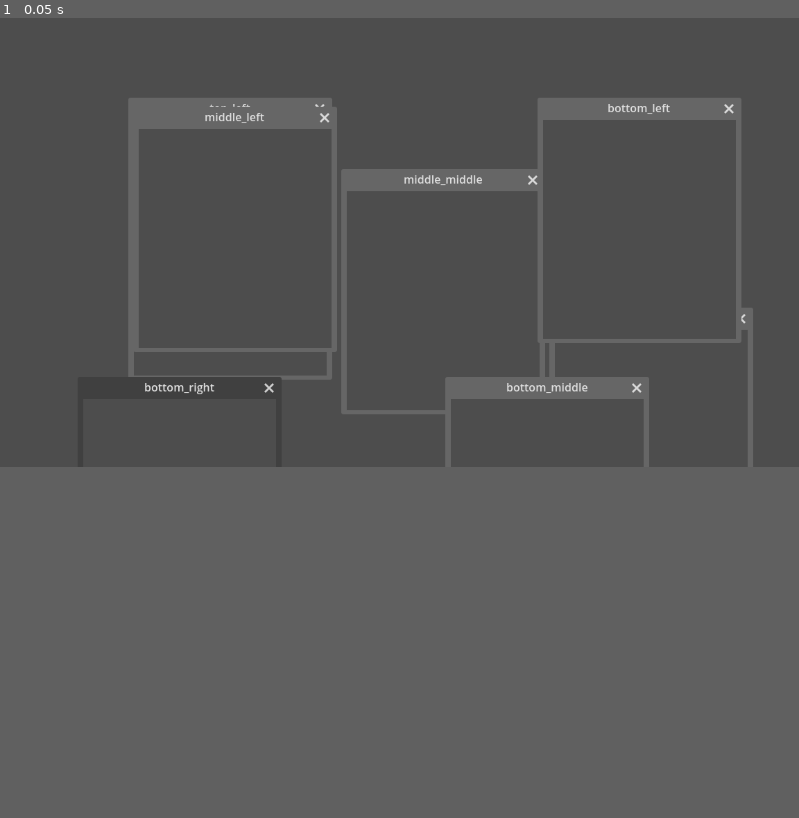
Above: before the commit, frame 1.
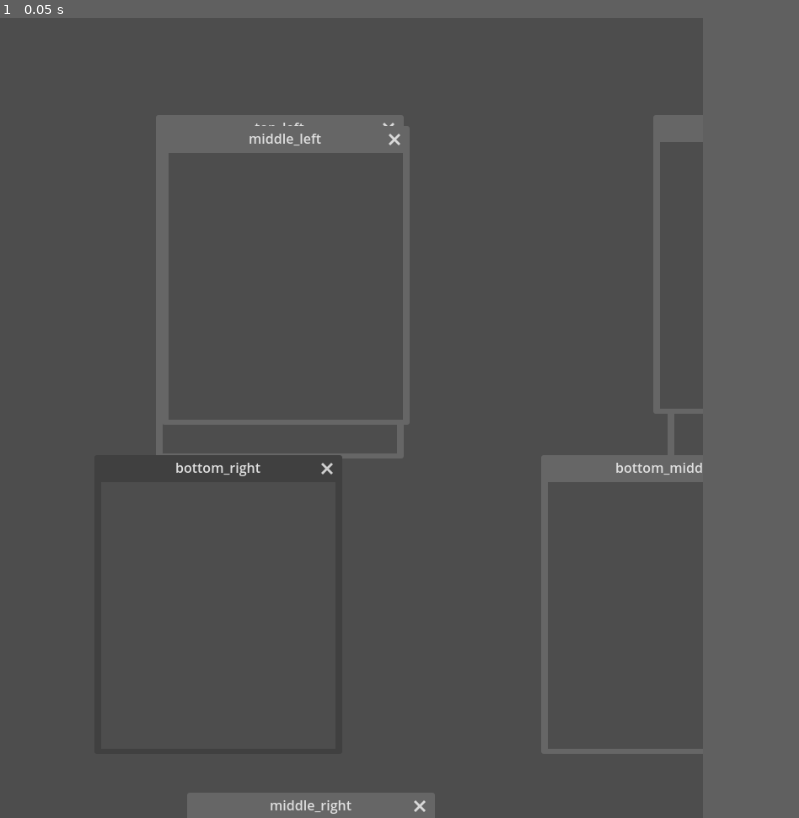
Above: after the commit, the same moment.

Repository: joseiedo/enigma_of_fear_pendrive_puzzle_clone
Game: Godot game, scene res://node_2d.tscn
The game is run twice, just before and just after one commit, with the same random seed, the same clock (stepped at 60 frames per second) and the same inputs. The engine's default icon, where the game draws it, is replaced by a stand-in: a white triangle on a blue panel in a dark square.
Inputs:
- Up to frame 1 (0.05 s): no input
In our replay, the window is 799x449 before the commit and 703x800 after it. These sizes can differ from the game's own. Grey fills any space a smaller window leaves; there, only what the larger window draws over its background counts as a difference.

The runs differ from the first frame. In frame 1, 8.9% of the frame differs, in the area x 16-95%, y 10-100%.

Commit message:
add endgame window and close pieces windows automatically, refactor some of the logic of the windows creations

Diff:
--- a/enigma_window.gd
+++ b/enigma_window.gd
@@ -3,7 +3,6 @@
 class_name EnigmaWindow
 
 @onready var node_2d: Node2D = $".."
-@onready var texture_rect: TextureRect = $TextureRect
 
 # Windows that must be around
 var right_window: Window = null
@@ -11,15 +10,9 @@
 var left_window: Window = null
 var top_window: Window = null
 
-func _on_ready():
-	focus_entered.connect(_test)
-	print("test")
-
-func init(initial_x, initial_y):
-	self.position.x = initial_x
-	self.position.y = initial_y
+func init(position):
+	self.position = position
 	self.size = Vector2i(278, 316)
-	self.add_child(texture_rect)
 	return self
 
 func setup_neighbors(top_window, right_window, bottom_window, left_window):
@@ -29,52 +22,41 @@
 	self.left_window = left_window
 	return self
 
-func _test() -> void:
-	print("test")
-
 var piece_fitted = false
 var change_image = false
 var add = false
 func _process(delta: float) -> void:
 	if not has_focus():
-		return
-	print("CURRENT ", name, " ------------------------------")
+		pass
+
+	validate_window_position()
+	_handle_success_icon()
 
 	if piece_fitted && add == false:
+		node_2d.window_in_correct_position.emit()
+
+func _handle_success_icon():
+	var child_count = self.get_child_count()
+	if piece_fitted == false && child_count > 0:
+		var icon = self.get_child(0)
+		self.remove_child(icon)
+	elif piece_fitted == true && child_count == 0:
 		var rect = TextureRect.new()
 		rect.texture = load("res://icon.svg")
 		self.add_child(rect)
-		var children = get_child_count()
-		print("children: ", children)
-		add = true
-	elif piece_fitted == false:
-		var node =  self.get_child(0)
-		self.remove_child(node)
-		add = false
-	if not has_focus():
-		return
 
-	if piece_fitted:
-		print("all pieces are near!")
-	else:
-		print("away..")
-	var is_top_close = calculate_distance_and_check(top_window, 0, -size.y, 4, 15)
-	var is_right_close = calculate_distance_and_check(right_window, size.x, 0, 15, 4)
-	var is_bottom_close = calculate_distance_and_check(bottom_window, 0, size.y, 4, 15)
-	var is_left_close = calculate_distance_and_check(left_window, -size.x, 0, 15, 4)
-	#piece_fitted=is_left_close
+
+func validate_window_position():
+	var is_top_close = _calculate_distance_and_check(top_window, 0, -size.y, 4, 15)
+	var is_right_close = _calculate_distance_and_check(right_window, size.x, 0, 15, 4)
+	var is_bottom_close = _calculate_distance_and_check(bottom_window, 0, size.y, 4, 15)
+	var is_left_close = _calculate_distance_and_check(left_window, -size.x, 0, 15, 4)
 	piece_fitted = is_top_close && is_right_close && is_bottom_close && is_left_close
-	#if piece_fitted == false:
-		#remove_child(texture_rect)
-	#if piece_fitted == true && get_children().size() == 0:
-		#add_child(texture_rect)
+	return piece_fitted
 
-func calculate_distance_and_check(window, offset_x, offset_y, threshold_x, threshold_y):
+func _calculate_distance_and_check(window, offset_x, offset_y, threshold_x, threshold_y):
 	if window == null:
 		return true
 	var distanceY = abs(position.y - window.position.y + offset_y)
 	var distanceX = abs(position.x - window.position.x + offset_x)
-	print(window.name + "---------------------------------------------------------")
-	print("distanceX: ", distanceX, "curr: ", position, " window:", window.position)
-	print("distanceY: ", distanceY, "curr: ", position, " window:", window.position)
 	return distanceY <= threshold_y and distanceX <= threshold_x
--- a/node_2d.gd
+++ b/node_2d.gd
@@ -3,45 +3,77 @@
 signal window_in_correct_position
 
 const EnigmaWindow = preload("res://enigma_window.gd")
+@onready var end_game_window: Window = $EndGameWindow
+
+
+var windows = {
+	"top_middle": {"pos": Vector2(193, 200), "neighbors": [null, "top_right", "middle_middle", "top_left"]},
+	"top_left": {"pos": Vector2(193, 147), "neighbors": [null, "top_middle", "middle_left", null]},
+	"top_right": {"pos": Vector2(800, 450), "neighbors": [null, null, "middle_right", "top_middle"]},
+
+	"middle_left": {"pos": Vector2(200, 160), "neighbors": ["top_left", "middle_middle", "bottom_left", null]},
+	"middle_middle": {"pos": Vector2(900, 300), "neighbors": ["top_middle", "middle_right", "bottom_middle", "middle_left"]},
+	"middle_right": {"pos": Vector2(230, 950), "neighbors": ["top_right", null, "bottom_right", "middle_middle"]},
+
+	"bottom_left": {"pos": Vector2(783, 147), "neighbors": ["middle_left", "bottom_middle", null, null]},
+	"bottom_middle": {"pos": Vector2(650, 550), "neighbors": ["middle_middle", "bottom_right", null, "bottom_left"]},
+	"bottom_right": {"pos": Vector2(120, 550), "neighbors": ["middle_right", null, null, "bottom_middle"]}
+}
+
+var windows_nodes = {}
 
 func _ready() -> void:
-	var window = get_viewport().get_window()
-	window.mode = Window.MODE_MINIMIZED
-	window.transparent = false
+	var main_window = get_viewport().get_window()
+	main_window.mode = Window.MODE_MINIMIZED
+	main_window.size = Vector2i(834, 948)
 
-	var top_middle = _create_window(193, 200,"top_middle")
-	var top_left = _create_window(193, 147,"top_left")
-	var top_right = _create_window(800, 450,"top_right")
+	for window_name in windows.keys():
+		var window = windows[window_name]
+		windows_nodes[window_name] = _create_window(window.pos, window_name)
 
-	var middle_left = _create_window(200, 160,"middle_left")
-	var middle_middle = _create_window(500, 250,"middle_middle")
-	var middle_right = _create_window(230, 950,"middle_right")
+	for window_name in windows_nodes.keys():
+		var neighbors = windows[window_name].neighbors
+		windows_nodes[window_name].setup_neighbors(
+			windows_nodes[neighbors[0]] if neighbors[0] else null,
+			windows_nodes[neighbors[1]] if neighbors[1] else null,
+			windows_nodes[neighbors[2]] if neighbors[2] else null,
+			windows_nodes[neighbors[3]] if neighbors[3] else null,
+		)
 
-	var bottom_left = _create_window(783, 147,"bottom_left")
-	var bottom_middle = _create_window(650, 550,"bottom_middle")
-	var bottom_right = _create_window(120, 550,"bottom_right")
 
-	top_left.setup_neighbors(null, top_middle, middle_left, null)
-	top_middle.setup_neighbors(null, top_right, middle_middle, top_left)
-	top_right.setup_neighbors(null, null, middle_right, top_middle)
-
-	middle_left.setup_neighbors(top_left, middle_middle, bottom_left, null)
-	middle_middle.setup_neighbors(top_middle, middle_right, bottom_middle, middle_left)
-	middle_right.setup_neighbors(top_right, null, bottom_right, middle_middle)
-
-	bottom_left.setup_neighbors(middle_left, bottom_middle, null, null)
-	bottom_middle.setup_neighbors(middle_middle, bottom_right, null, bottom_left)
-	bottom_right.setup_neighbors(middle_right, null, null, bottom_middle)
-
-func _create_window(initialX, initialY, name) -> Window:
+func _create_window(window_position, window_name) -> Window:
 	var window = Window.new()
-	window.name = name
-	window.title = name
+	window.name = window_name
+	window.title = window_name
 	window.set_script(EnigmaWindow)
-	window.init(initialX, initialY)
+	window.init(window_position)
 	window.close_requested.connect(_close_game)
 	add_child(window)
 	return window
 
 func _close_game():
 	get_tree().quit()
+
+func _on_window_in_correct_position():
+	var children = get_children()
+	var valid = false
+	for child in children:
+		if child is EnigmaWindow:
+			if not child.piece_fitted:
+				return
+			valid = true
+
+	if valid:
+		var main_window = get_viewport().get_window()
+		main_window.visible = true
+		main_window.popup()
+
+		DisplayServer.window_request_attention(main_window.get_window_id())
+		var middle = windows_nodes["middle_middle"]
+		main_window.title = "Finished!!!!!!!"
+		main_window.position.x = middle.position.x - middle.size.x
+		main_window.position.y = middle.position.y - middle.size.y
+
+		main_window.grab_focus()
+		for child in children:
+			child.queue_free()
--- a/project.godot
+++ b/project.godot
@@ -17,4 +17,5 @@
 
 [display]
 
+window/size/always_on_top=true
 window/subwindows/embed_subwindows=false
